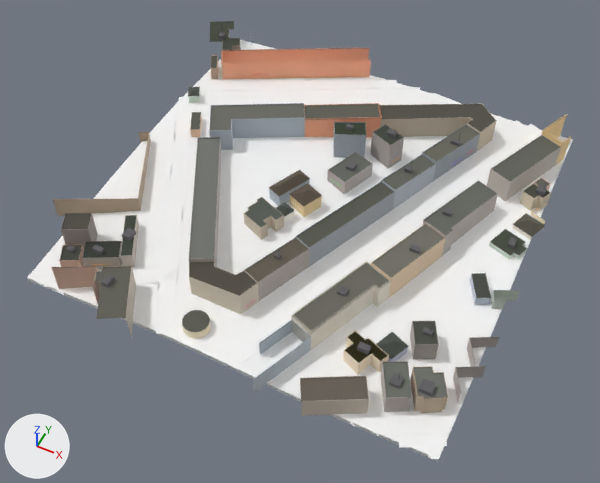
The glTF model public/tiles/0/-7_-10.glb, before and after one commit.
Camera for both pictures: a 50 mm camera at (-1510.0, 2098.0, 478.0) aimed at (-1664.0, 2407.0, 92.0). The axes (+X, +Y, +Z) are drawn at lower left. The lights are the same throughout. The first picture is the older version. Where no turn or scale is listed for an object, it has been applied to the vertices. Vertices at exactly the same position are counted once.

The first picture shows 't0_-7_-10'.
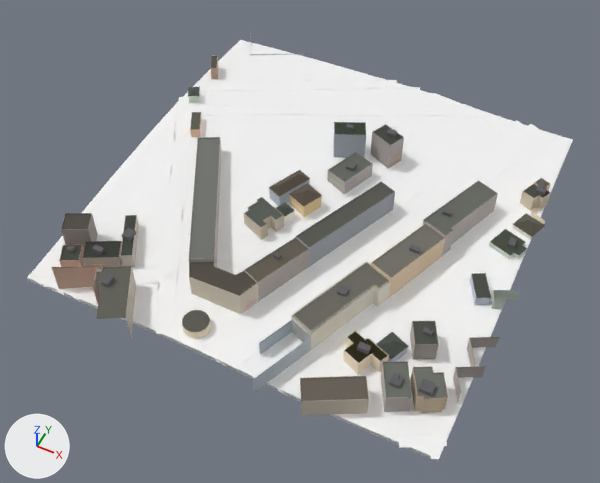
Where the newer file only moved an object's origin or applied its transform, the numbers keep the older frame.

Changed parts and their boxes (x1, y1, x2, y2) in the pictures (600 x 483 px):
't0_-7_-10', reshaped: before (27, 21, 573, 461); after (27, 32, 573, 461)
part 1 of me_t0__7__10, deleted: before (53, 21, 571, 216)
part 2 of me_t0__7__10, cut back: before (184, 48, 385, 169); after (255, 103, 436, 113)

What changed in the scene script:
```text
Change me_t0__7__10:
    used by ob_t0__7__10; location = (-1671.0, 2430.5, 113.8)
    remove me_t0__7__10.from_pydata(...)  # 15424 vertices, 24108 faces; spans x -141.0..141.0, y -144.0..144.0, z -20.0..20.0
    add me_t0__7__10.from_pydata(...)  # 14805 vertices, 23408 faces; spans x -123.0..141.0, y -144.0..144.0, z -20.0..20.0
    me_t0__7__10 part 1: 32 loose pieces with 552 vertices, spanning x -141.0..135.0, y -80.0..141.0, z -12.0..20.0, are deleted
    me_t0__7__10 part 2: 2 vertices moved within x -24.0..4.0, y 101.0..113.0, z -4.0; 87 vertices removed from x -113.0..-11.0, y -11.0..141.0, z -5.0..13.0; 21 vertices added at x -98.0..38.0, y 17.0..119.0, z -4.0..-2.0
    other edits to the shape of me_t0__7__10 do not show in these pictures
```
